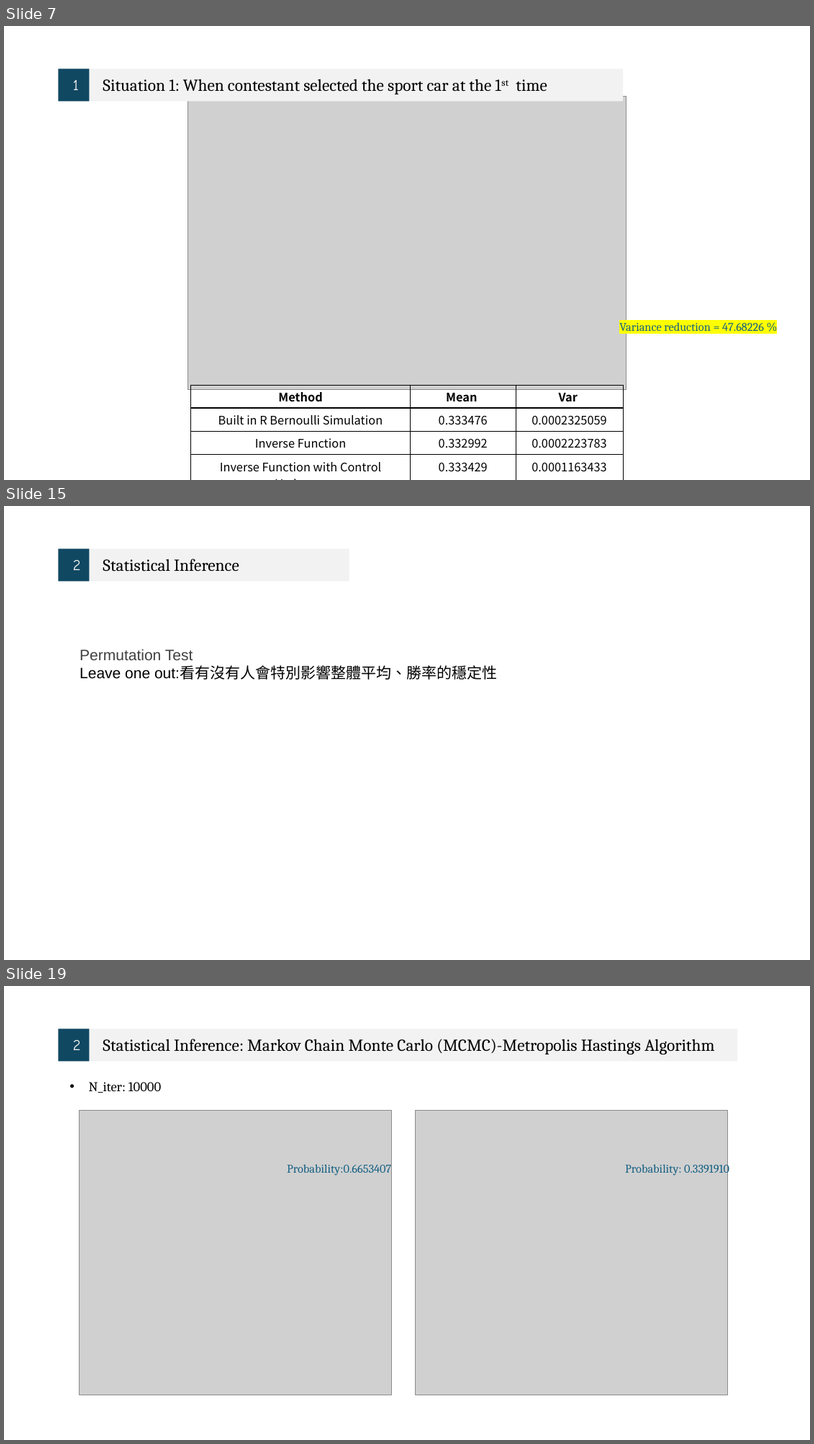
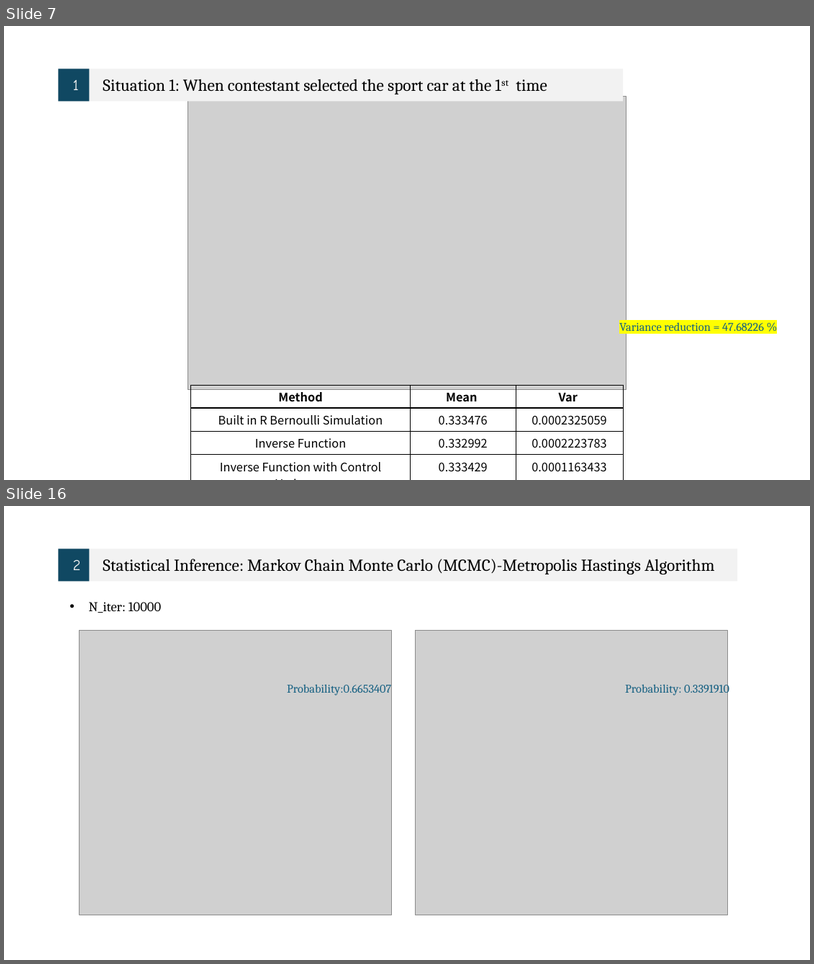
Before and after one commit to Sheena0210/monty-hall-simulation, a slide deck: 統計計算.pptx. Shown one above the other, each under a label of ours: slides 7, 15 and 19 before the commit, slides 7 and 16 after it; the slides between them are not shown. The pictures are 814x1444 and 814x964 pixels, drawn with LibreOffice and Linux fonts; fonts in the diff are those of the drawing; grey boxes stand for pictures. Boxes give left, top, right and bottom in pixels: in the first picture for what was removed or moved away, otherwise in the second. Text is boxed around its words. In the diff, an @@ line names an element or a change of style, - is before the commit and + after.

```diff
--- a/統計計算.pptx
+++ b/統計計算.pptx
@@ slide 15 removed at (x1=4, y1=506, x2=810, y2=960), background #FFFFFF @@
@@ group removed at (x1=59, y1=549, x2=350, y2=581): 2 rectangles, 2 texts @@
-2
-Statistical Inference
@@ text removed at (x1=80, y1=649, x2=497, y2=680) @@
-Permutation Test
-Leave one out:看有沒有人會特別影響整體平均、勝率的穩定性
@@ what was slide 19 is now slide 16 @@
```
Also in this commit, not shown: 6 slides changed, 3 slides added, 5 other slides removed.
